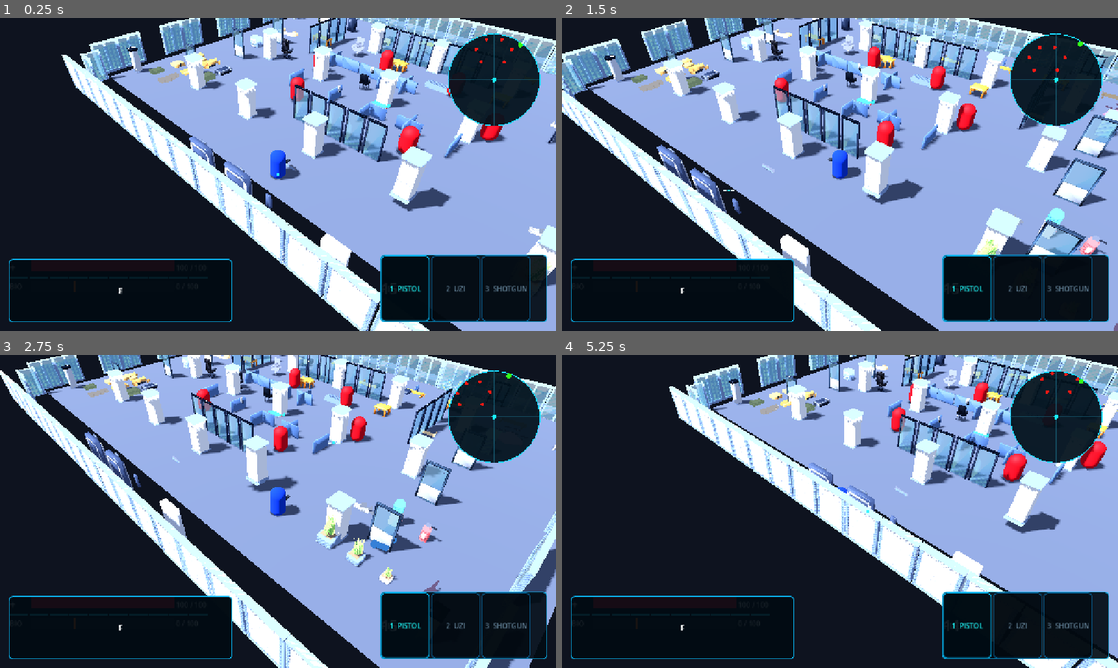
Above: before the commit, frames 1-4 (two rows, left to right).
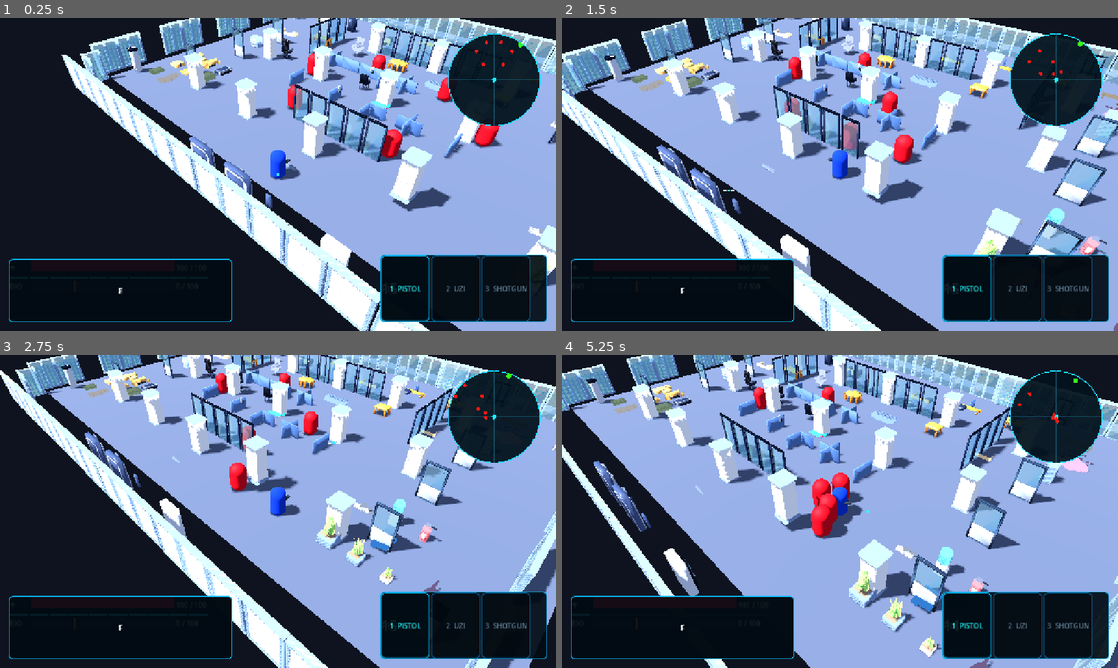
Above: after the commit, the same moments.

Repository: bageus/Infection-shooter
Game: Godot game, scene res://game/bootstrap/app/main.tscn
Same seed, same stepped clock (60 frames per second), same inputs: the game is played once before the commit and once after it.
Inputs (mouse positions are in pixels of both pictures, inside the frame that each line leads up to):
- Up to frame 1 (0.25 s): no input
- Up to frame 2 (1.5 s): move the mouse to (962, 158) at 0.52 s; hold D (move_right) 0.53-1.28 s; tap F (antidote) at 0.6 s; move the mouse to (728, 190) at 1.27 s; hold S (move_down) from 1.28 s (still down); tap Q (camera_left) at 1.35 s
- Up to frame 3 (2.75 s): move the mouse to (333, 442) at 2.02 s; release S (move_down) at 2.03 s; hold D (move_right) from 2.03 s (still down); tap E (camera_right) at 2.1 s
- Up to frame 4 (5.25 s): move the mouse to (812, 574) at 2.77 s; release D (move_right) at 2.78 s; hold W (move_up) 2.78-3.53 s; click (812, 574) at 2.85 s; move the mouse to (1006, 558) at 3.52 s; hold A (move_left) 3.53-5.03 s; tap Space (roll) at 3.6 s; move the mouse to (673, 464) at 4.27 s; tap Shift (sprint) at 4.35 s; move the mouse to (867, 511) at 5.02 s; hold S (move_down) from 5.03 s (still down); tap 1 (weapon_1) at 5.1 s

The runs differ from the first frame. In frame 1, 1.4% of the frame differs, in the area x 51-93%, y 6-46%; in frame 2, 2.2%; in frame 3, 1.8%; in frame 4, 53%, in the area x 0-100%, y 0-100%.
Error before the commit: Parse Error: Expected statement, found "else" instead. (res://game/features/infected/infected_capsule.gd:67)

Commit message:
fix: rewrite infected movement branch cleanly

Diff:
--- a/game/features/infected/infected_capsule.gd
+++ b/game/features/infected/infected_capsule.gd
@@ -17,7 +17,7 @@
 var _target: Node3D
 var _attack_cooldown: float = 0.0
 var _dead: bool = false
-var _push_velocity := Vector3.ZERO
+var _push_velocity: Vector3 = Vector3.ZERO
 
 
 func _ready() -> void:
@@ -51,20 +51,20 @@
 		return
 
 	_attack_cooldown = maxf(0.0, _attack_cooldown - delta)
-	var desired := Vector3.ZERO
+	var desired: Vector3 = Vector3.ZERO
 
 	if _target != null and is_instance_valid(_target):
-		var offset := _target.global_position - global_position
+		var offset: Vector3 = _target.global_position - global_position
 		offset.y = 0.0
-		var distance := offset.length()
+		var distance: float = offset.length()
+
 		if distance > attack_range:
-			var direction := offset.normalized()
+			var direction: Vector3 = offset.normalized()
 			desired = direction * move_speed
 			if direction.length_squared() > 0.0001:
 				look_at(global_position + direction, Vector3.UP)
 		else:
 			desired = Vector3.ZERO
-		else:
 			_try_attack()
 
 	velocity.x = desired.x + _push_velocity.x
